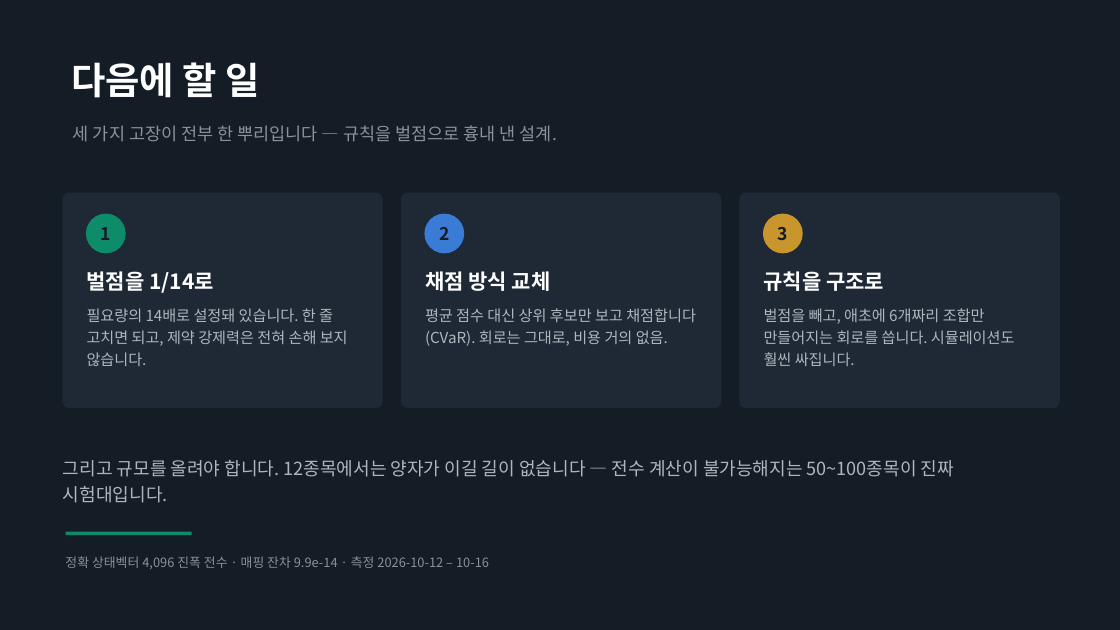
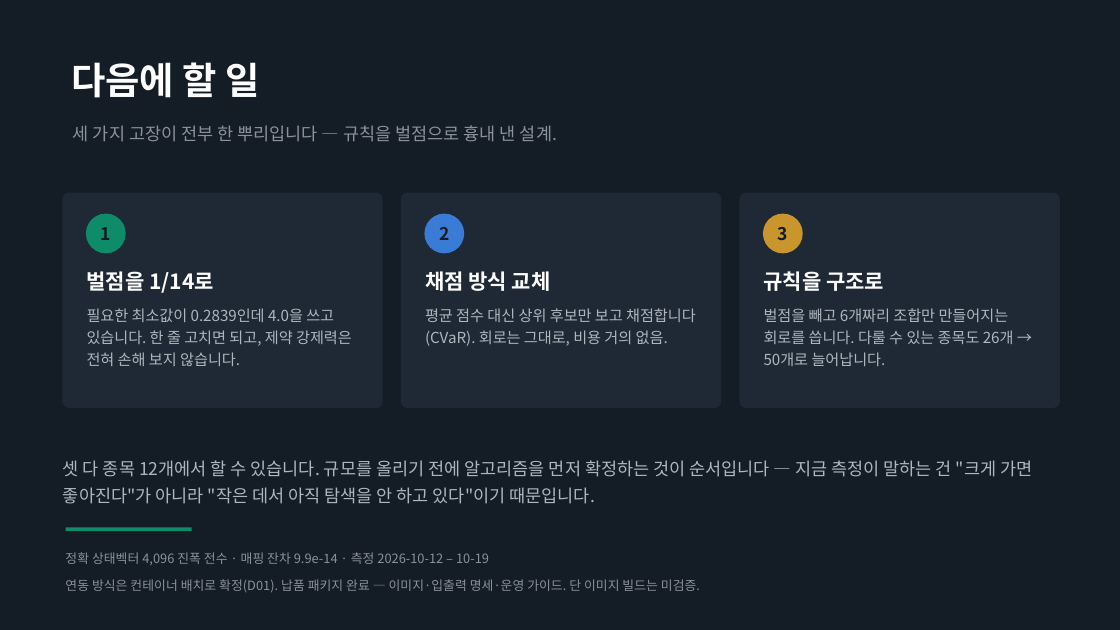
Before and after one commit to 202155570/norma-qaoa, a slide deck: slide 21 of docs/qaoa_measurement_briefing.pptx (slide 18 before the commit). Drawn at 1120x630 pixels with LibreOffice and Linux fonts; fonts in the diff are those of the drawing. Boxes give left, top, right and bottom in pixels: in the first picture for what was removed or moved away, otherwise in the second. Text is boxed around its words. In the diff, an @@ line names an element or a change of style, - is before the commit and + after.

```diff
--- a/docs/qaoa_measurement_briefing.pptx
+++ b/docs/qaoa_measurement_briefing.pptx
@@ text at <box>87,308,352,366</box>: text changed @@
-필요량의 14배로 설정돼 있습니다. 한 줄 고치면 되고, 제약 강제력은 전혀 손해 보지 않습니다.
+필요한 최소값이 0.2839인데 4.0을 쓰고 있습니다. 한 줄 고치면 되고, 제약 강제력은 전혀 손해 보지 않습니다.
@@ text at <box>764,308,1014,366</box>: text changed @@
-벌점을 빼고, 애초에 6개짜리 조합만 만들어지는 회로를 씁니다. 시뮬레이션도 훨씬 싸집니다.
+벌점을 빼고 6개짜리 조합만 만들어지는 회로를 씁니다. 다룰 수 있는 종목도 26개 → 50개로 늘어납니다.
@@ text at <box>63,460,1032,504</box>: text changed; size 15.5 to 15 pt @@
-그리고 규모를 올려야 합니다. 12종목에서는 양자가 이길 길이 없습니다 — 전수 계산이 불가능해지는 50~100종목이 진짜 시험대입니다.
+셋 다 종목 12개에서 할 수 있습니다. 규모를 올리기 전에 알고리즘을 먼저 확정하는 것이 순서입니다 — 지금 측정이 말하는 건 "크게 가면 좋아진다"가 아니라 "작은 데서 아직 탐색을 안 하고 있다"이기 때문입니다.
@@ line moved from (66, 534) - (192, 534) to (66, 529) - (192, 529) @@
@@ text at <box>65,552,489,565</box>: text changed @@
-정확 상태벡터 4,096 진폭 전수 · 매핑 잔차 9.9e-14 · 측정 2026-10-12 – 10-16
+정확 상태벡터 4,096 진폭 전수 · 매핑 잔차 9.9e-14 · 측정 2026-10-12 – 10-19
@@ text added at <box>65,579,700,592</box>, 11 pt, text #8A9199 @@
+연동 방식은 컨테이너 배치로 확정(D01). 납품 패키지 완료 — 이미지·입출력 명세·운영 가이드. 단 이미지 빌드는 미검증.
```
Also in this commit, not shown: 3 slides added.
